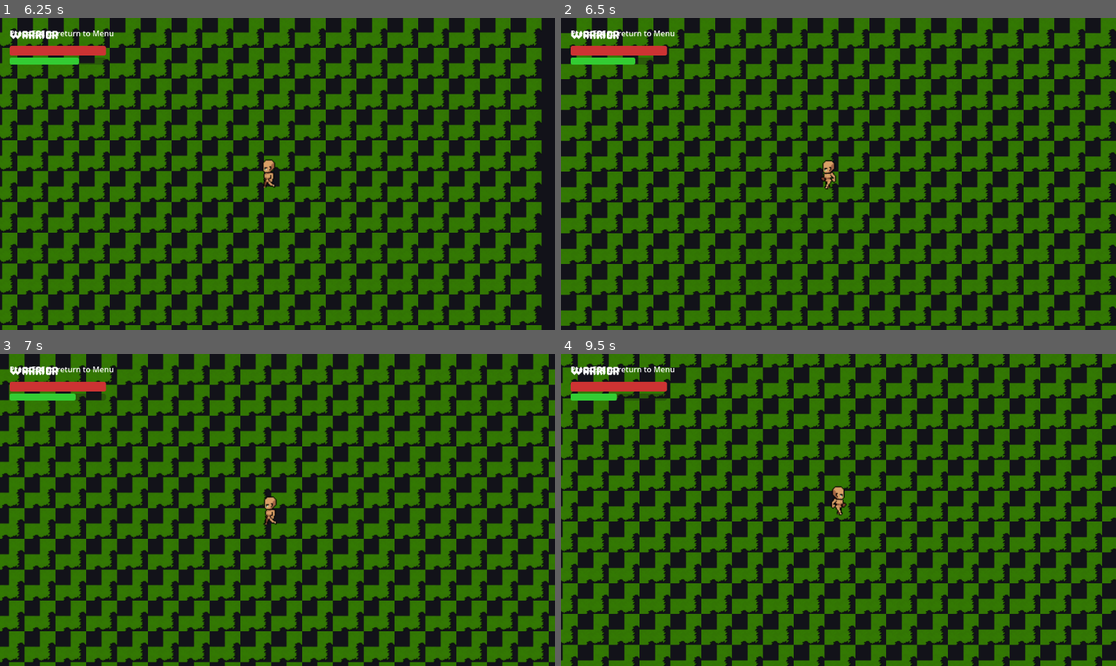
Above: before the commit, frames 1-4 (two rows, left to right).
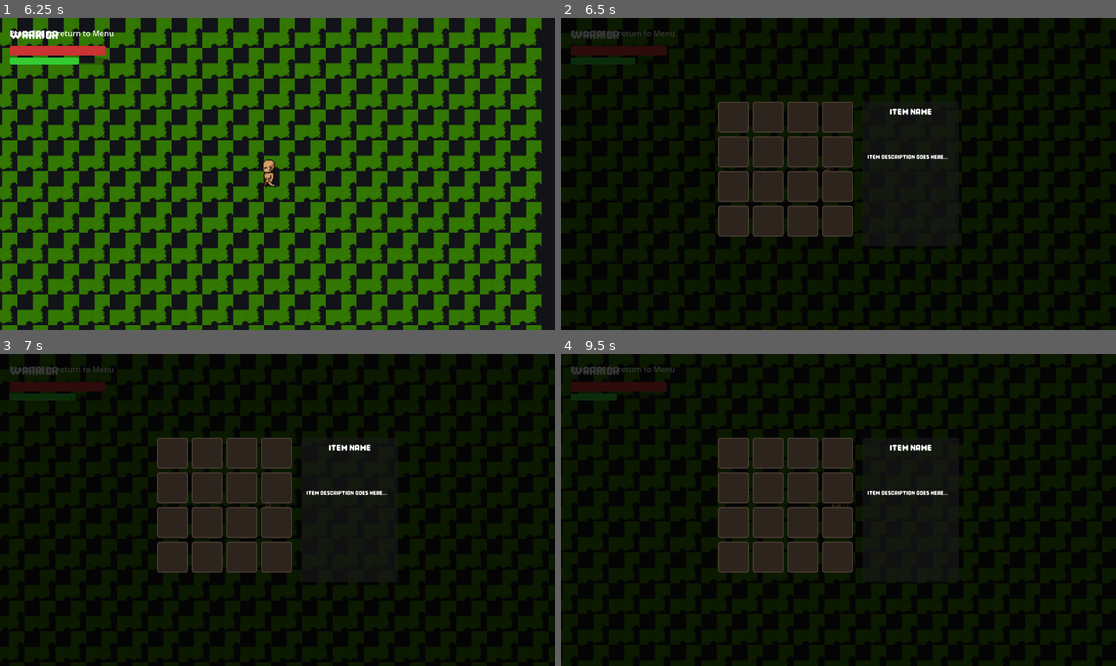
Above: after the commit, the same moments.

Repository: CRayuth/2dGame_GODOT
Game: Godot game, scene res://scenes/main_menu.tscn
The game is run twice, just before and just after one commit, with the same random seed, the same clock (stepped at 60 frames per second) and the same inputs.
Inputs (mouse positions are in pixels of both pictures, inside the frame that each line leads up to):
- Up to frame 1 (6.25 s): click "New Game" at 0.5 s; click (227, 183) at 1.25 s; click "Start Game" at 2 s; tap Enter at 2.75 s; move the mouse to (399, 158) at 2.77 s; hold D 2.78-3.53 s; hold Shift 2.78-3.53 s; click (399, 158) at 2.92 s; move the mouse to (166, 189) at 3.52 s; hold S 3.53-4.28 s; tap Shift at 3.6, 5.1 s; click (166, 189) at 3.67 s; move the mouse to (333, 105) at 4.27 s; hold D 4.28-5.03 s; hold Shift 4.28-5.03 s; click (333, 105) at 4.42 s; move the mouse to (249, 236) at 5.02 s; hold W 5.03-5.78 s; click (249, 236) at 5.17 s; move the mouse to (444, 220) at 5.77 s; hold A from 5.78 s (still down); hold Shift from 5.78 s (still down); click (444, 220) at 5.92 s
- Up to frame 2 (6.5 s): keep holding A; keep holding Shift; tap I (toggle_inventory, bound only after the commit) at 6.4 s
- Up to frame 3 (7 s): keep holding A; move the mouse to (111, 463) at 6.52 s; release Shift at 6.53 s; tap Shift at 6.6 s; click (111, 463) at 6.67 s
- Up to frame 4 (9.5 s): move the mouse to (866, 510) at 7.27 s; release A at 7.28 s; hold S 7.28-8.03 s; hold Shift 7.28-8.03 s; click (866, 510) at 7.42 s; move the mouse to (755, 432) at 8.02 s; hold D 8.03-8.78 s; tap Shift at 8.1 s; click (755, 432) at 8.17 s; move the mouse to (960, 494) at 8.77 s; hold W from 8.78 s (still down); hold Shift from 8.78 s (still down); click (960, 494) at 8.92 s

Frame 1 is identical in both runs. In frame 2, 66% of the frame differs, in the area x 0-100%, y 0-100%; in frame 3, 66%; in frame 4, 66%.

Commit message:
push game inventory for character plus ui update

Diff:
--- /dev/null
+++ b/scenes/ui/inventory_slot.tscn
@@ -0,0 +1,41 @@
+[gd_scene load_steps=3 format=3 uid="uid://invslot001"]
+
+[ext_resource type="Script" path="res://scripts/ui/inventory_slot.gd" id="1_script"]
+
+[sub_resource type="StyleBoxFlat" id="StyleBoxFlat_slot_bg"]
+bg_color = Color(0.18, 0.14, 0.12, 1)
+border_width_left = 2
+border_width_top = 2
+border_width_right = 2
+border_width_bottom = 2
+border_color = Color(0.3, 0.25, 0.2, 1)
+corner_radius_top_left = 4
+corner_radius_top_right = 4
+corner_radius_bottom_right = 4
+corner_radius_bottom_left = 4
+
+[node name="InventorySlot" type="PanelContainer"]
+custom_minimum_size = Vector2(64, 64)
+theme_override_styles/panel = SubResource("StyleBoxFlat_slot_bg")
+script = ExtResource("1_script")
+
+[node name="MarginContainer" type="MarginContainer" parent="."]
+layout_mode = 2
+theme_override_constants/margin_left = 4
+theme_override_constants/margin_top = 4
+theme_override_constants/margin_right = 4
+theme_override_constants/margin_bottom = 4
+
+[node name="Icon" type="TextureRect" parent="MarginContainer"]
+layout_mode = 2
+expand_mode = 1
+stretch_mode = 5
+
+[node name="QuantityLabel" type="Label" parent="."]
+layout_mode = 2
+size_flags_horizontal = 8
+size_flags_vertical = 8
+theme_override_font_sizes/font_size = 12
+text = "99"
+horizontal_alignment = 2
+vertical_alignment = 2
--- /dev/null
+++ b/scenes/ui/inventory_ui.tscn
@@ -0,0 +1,78 @@
+[gd_scene load_steps=3 format=3 uid="uid://invui001"]
+
+[ext_resource type="Script" uid="uid://c6oi4eklwy0mx" path="res://scripts/ui/inventory_ui.gd" id="1_script"]
+[ext_resource type="FontFile" uid="uid://c328hr4u7s466" path="res://fonts/Pixel Game.otf" id="2_font"]
+
+[node name="InventoryUI" type="CanvasLayer"]
+script = ExtResource("1_script")
+
+[node name="ColorRect" type="ColorRect" parent="."]
+anchors_preset = 15
+anchor_right = 1.0
+anchor_bottom = 1.0
+grow_horizontal = 2
+grow_vertical = 2
+color = Color(0, 0, 0, 0.784314)
+
+[node name="HBoxContainer" type="HBoxContainer" parent="ColorRect"]
+layout_mode = 1
+anchors_preset = 8
+anchor_left = 0.5
+anchor_top = 0.5
+anchor_right = 0.5
+anchor_bottom = 0.5
+offset_left = -250.0
+offset_top = -150.0
+offset_right = 250.0
+offset_bottom = 150.0
+grow_horizontal = 2
+grow_vertical = 2
+theme_override_constants/separation = 20
+
+[node name="GridContainer" type="GridContainer" parent="ColorRect/HBoxContainer"]
+layout_mode = 2
+theme_override_constants/h_separation = 8
+theme_override_constants/v_separation = 8
+columns = 4
+
+[node name="DetailsPanel" type="Panel" parent="ColorRect/HBoxContainer"]
+custom_minimum_size = Vector2(200, 0)
+layout_mode = 2
+
+[node name="MarginContainer" type="MarginContainer" parent="ColorRect/HBoxContainer/DetailsPanel"]
+layout_mode = 1
+anchors_preset = 15
+anchor_right = 1.0
+anchor_bottom = 1.0
+grow_horizontal = 2
+grow_vertical = 2
+theme_override_constants/margin_left = 10
+theme_override_constants/margin_top = 10
+theme_override_constants/margin_right = 10
+theme_override_constants/margin_bottom = 10
+
+[node name="VBoxContainer" type="VBoxContainer" parent="ColorRect/HBoxContainer/DetailsPanel/MarginContainer"]
+layout_mode = 2
+
+[node name="NameLabel" type="Label" parent="ColorRect/HBoxContainer/DetailsPanel/MarginContainer/VBoxContainer"]
+layout_mode = 2
+theme_override_fonts/font = ExtResource("2_font")
+theme_override_font_sizes/font_size = 24
+text = "Item Name"
+horizontal_alignment = 1
+
+[node name="IconRect" type="TextureRect" parent="ColorRect/HBoxContainer/DetailsPanel/MarginContainer/VBoxContainer"]
+custom_minimum_size = Vector2(64, 64)
+layout_mode = 2
+size_flags_horizontal = 4
+expand_mode = 1
+stretch_mode = 5
+
+[node name="DescLabel" type="Label" parent="ColorRect/HBoxContainer/DetailsPanel/MarginContainer/VBoxContainer"]
+custom_minimum_size = Vector2(0, 50)
+layout_mode = 2
+size_flags_vertical = 3
+theme_override_fonts/font = ExtResource("2_font")
+theme_override_font_sizes/font_size = 16
+text = "Item Description goes here..."
+autowrap_mode = 2
--- a/scripts/game_manager.gd
+++ b/scripts/game_manager.gd
@@ -11,6 +11,14 @@
 
 var selected_character: CharacterType = CharacterType.NONE  # Default to None
 var has_character_selected: bool = false
+
+enum ItemRarity {
+	COMMON,
+	UNCOMMON,
+	RARE,
+	EPIC,
+	LEGENDARY
+}
 
 func set_selected_character(character: CharacterType):
 	selected_character = character
--- a/scripts/gameplay_scene.gd
+++ b/scripts/gameplay_scene.gd
@@ -14,6 +14,8 @@
 var game_ui_scene = preload("res://scenes/game_ui.tscn")
 
 var game_ui_instance = null
+var inventory_ui_scene = preload("res://scenes/ui/inventory_ui.tscn")
+var inventory_ui_instance = null
 
 func _ready() -> void:
 	print("Gameplay Scene Started")
@@ -31,6 +33,17 @@
 
 	# 3. Spawn Player
 	_spawn_player()
+
+	# 4. Input Map Setup for Inventory
+	if not InputMap.has_action("toggle_inventory"):
+		InputMap.add_action("toggle_inventory")
+		var ev = InputEventKey.new()
+		ev.physical_keycode = KEY_I
+		InputMap.action_add_event("toggle_inventory", ev)
+
+	# 5. Add Inventory UI
+	inventory_ui_instance = inventory_ui_scene.instantiate()
+	add_child(inventory_ui_instance)
 
 func _generate_floor() -> void:
 	if not tile_map:
--- /dev/null
+++ b/scripts/inventory/inventory_data.gd
@@ -0,0 +1,50 @@
+extends Resource
+class_name InventoryData
+
+# ------------------------------------------------------------------------------
+# Inventory Data
+# ------------------------------------------------------------------------------
+# Handles the logic for the inventory (adding, removing, stacking).
+# It does NOT handle the UI. It emits signals when data changes.
+# ------------------------------------------------------------------------------
+
+signal inventory_updated(index: int)
+signal item_added(item: ItemData, quantity: int)
+
+@export var slots: Array[SlotData] = []
+var max_slots: int = 20 # 4x5 grid
+
+func _init(p_max_slots: int = 20) -> void:
+	max_slots = p_max_slots
+	slots.resize(max_slots)
+	# Initialize empty slots
+	for i in range(max_slots):
+		slots[i] = SlotData.new()
+
+# --- Public Methods ---
+
+func add_item(item: ItemData, quantity: int = 1) -> bool:
+	if item.stackable:
+		# 1. Try to merge with existing stacks
+		for i in range(slots.size()):
+			if slots[i].item_data == item and slots[i].quantity < item.max_stack:
+				var space = item.max_stack - slots[i].quantity
+				var add_amount = min(quantity, space)
+
+				slots[i].quantity += add_amount
+				quantity -= add_amount
+				inventory_updated.emit(i)
+
+				if quantity == 0:
+					return true
+
+	# 2. Add to first empty slot
+	for i in range(slots.size()):
+		if slots[i].item_data == null:
+			slots[i].item_data = item
+			slots[i].quantity = quantity
+			inventory_updated.emit(i)
+			return true
+
+	# Inventory full
+	return false
--- /dev/null
+++ b/scripts/inventory/slot_data.gd
@@ -0,0 +1,11 @@
+extends Resource
+class_name SlotData
+
+# ------------------------------------------------------------------------------
+# Slot Data Resource
+# ------------------------------------------------------------------------------
+# Stores the unique state of a specific slot (Which item, How many)
+# ------------------------------------------------------------------------------
+
+@export var item_data: ItemData = null
+@export var quantity: int = 0
--- /dev/null
+++ b/scripts/resources/item_data.gd
@@ -0,0 +1,21 @@
+extends Resource
+class_name ItemData
+
+# ------------------------------------------------------------------------------
+# Item Data Resource
+# ------------------------------------------------------------------------------
+# Defines the static properties of an item.
+# This follows the Flyweight pattern: shared data is stored here,
+# while unique instance data (like quantity or durability) is stored in the InventorySlot.
+# ------------------------------------------------------------------------------
+
+@export var name: String = "Item Name"
+@export_multiline var description: String = "Item Description"
+@export var stackable: bool = true
+@export var max_stack: int = 99
+@export var icon: Texture2D
+@export var rarity: GameManager.ItemRarity = GameManager.ItemRarity.COMMON
+
+# Optional: Add stats for equipment
+@export var attack_bonus: int = 0
+@export var defense_bonus: int = 0
--- /dev/null
+++ b/scripts/ui/inventory_slot.gd
@@ -0,0 +1,34 @@
+extends PanelContainer
+class_name InventorySlotUI
+
+# ------------------------------------------------------------------------------
+# Inventory Slot UI
+# ------------------------------------------------------------------------------
+# Visualizes a single slot in the inventory grid.
+# ------------------------------------------------------------------------------
+
+signal slot_clicked(index: int)
+
+@onready var icon_rect: TextureRect = $MarginContainer/Icon
+@onready var quantity_label: Label = $QuantityLabel
+
+var slot_index: int = -1
+
+func _gui_input(event: InputEvent) -> void:
+	if event is InputEventMouseButton:
+		if event.button_index == MOUSE_BUTTON_LEFT and event.pressed:
+			slot_clicked.emit(slot_index)
+
+func set_slot_data(slot_data: SlotData) -> void:
+	if slot_data and slot_data.item_data:
+		icon_rect.texture = slot_data.item_data.icon
+		icon_rect.visible = true
+
+		if slot_data.quantity > 1:
+			quantity_label.text = str(slot_data.quantity)
+			quantity_label.visible = true
+		else:
+			quantity_label.visible = false
+	else:
+		icon_rect.visible = false
+		quantity_label.visible = false
--- /dev/null
+++ b/scripts/ui/inventory_ui.gd
@@ -0,0 +1,78 @@
+extends CanvasLayer
+class_name InventoryUI
+
+# ------------------------------------------------------------------------------
+# Inventory UI Manager
+# ------------------------------------------------------------------------------
+# Manages the full inventory interface (Grid + Details Panel).
+# ------------------------------------------------------------------------------
+
+@onready var grid_container: GridContainer = $ColorRect/HBoxContainer/GridContainer
+@onready var details_panel: Panel = $ColorRect/HBoxContainer/DetailsPanel
+
+# Details UI References
+@onready var detail_name: Label = $ColorRect/HBoxContainer/DetailsPanel/MarginContainer/VBoxContainer/NameLabel
+@onready var detail_desc: Label = $ColorRect/HBoxContainer/DetailsPanel/MarginContainer/VBoxContainer/DescLabel
+@onready var detail_icon: TextureRect = $ColorRect/HBoxContainer/DetailsPanel/MarginContainer/VBoxContainer/IconRect
+
+var inventory_data: InventoryData
+var slot_scene = preload("res://scenes/ui/inventory_slot.tscn")
+
+func _ready() -> void:
+	# Hide by default
+	visible = false
+
+	# For testing: specific manual assignment
+	# In a real game, this might be injected or exist on the player
+	inventory_data = InventoryData.new(16)
+	inventory_data.inventory_updated.connect(update_slot)
+
+	_init_grid()
+
+func _input(event: InputEvent) -> void:
+	if event.is_action_pressed("toggle_inventory"): # We need to add this action
+		toggle_visibility()
+
+func toggle_visibility() -> void:
+	visible = not visible
+	if visible:
+		# Update all slots to be safe
+		for i in range(inventory_data.slots.size()):
+			update_slot(i)
+
+func _init_grid() -> void:
+	# Clear existing children if any
+	for child in grid_container.get_children():
+		child.queue_free()
+
+	# Create slots
+	for i in range(inventory_data.max_slots):
+		var slot = slot_scene.instantiate()
+		slot.slot_index = i
+		slot.slot_clicked.connect(_on_slot_clicked)
+		grid_container.add_child(slot)
+
+# --- Update Logic ---
+
+func update_slot(index: int) -> void:
+	var slot_ui: InventorySlotUI = grid_container.get_child(index)
+	var slot_data = inventory_data.slots[index]
+	slot_ui.set_slot_data(slot_data)
+
+func _on_slot_clicked(index: int) -> void:
+	var slot_data = inventory_data.slots[index]
+	if slot_data and slot_data.item_data:
+		_show_details(slot_data.item_data)
+	else:
+		_clear_details()
+
+func _show_details(item: ItemData) -> void:
+	detail_name.text = item.name
+	detail_desc.text = item.description
+	detail_icon.texture = item.icon
+	detail_icon.visible = true
+
+func _clear_details() -> void:
+	detail_name.text = "Select an Item"
+	detail_desc.text = ""
+	detail_icon.visible = false
Not shown, added: scripts/inventory/inventory_data.gd.uid
Not shown, added: scripts/inventory/slot_data.gd.uid
Not shown, added: scripts/resources/item_data.gd.uid
Not shown, added: scripts/ui/inventory_slot.gd.uid
Not shown, added: scripts/ui/inventory_ui.gd.uid
